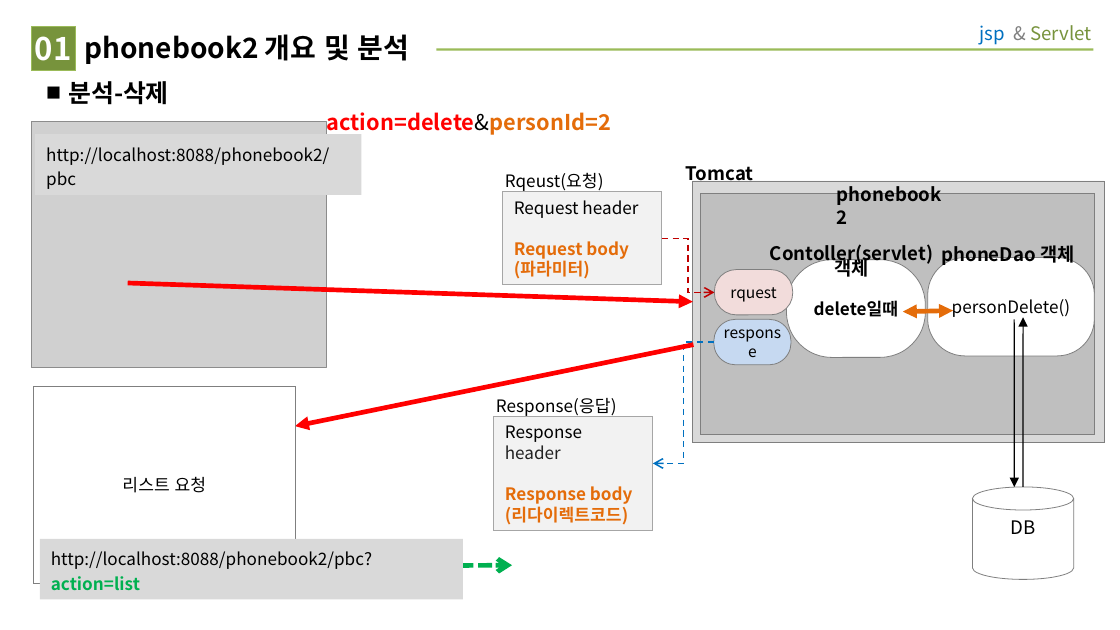
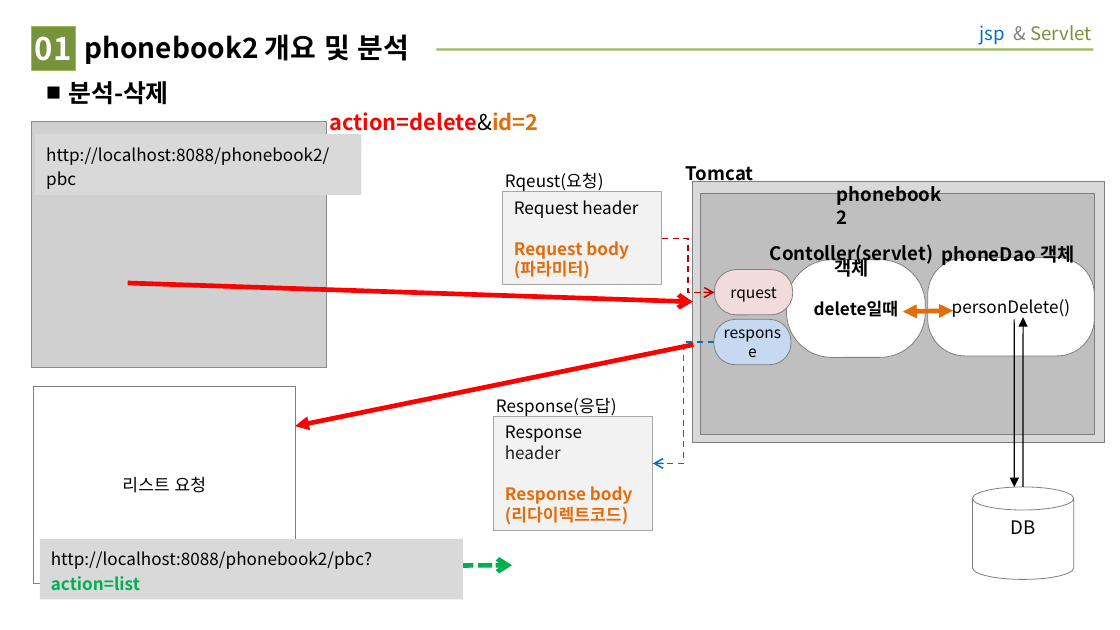
Before and after one commit to Ryu-Yena/phonebook2, a slide deck: slide 1 of phonebook2_footprint.ppt. Drawn at 1120x630 pixels with LibreOffice and Linux fonts; fonts in the diff are those of the drawing; grey boxes stand for pictures. Boxes give left, top, right and bottom in pixels: in the first picture for what was removed or moved away, otherwise in the second. Text is boxed around its words. In the diff, an @@ line names an element or a change of style, - is before the commit and + after.

Commit message:
phonebook2_footprint 삭제, 수정폼, 수정 관련 도식화

```diff
--- a/phonebook2_footprint.ppt
+++ b/phonebook2_footprint.ppt
@@ text at [329,112,538,131]: text changed @@
-action=delete&personId=2
+action=delete&id=2
@@ arrow (128, 283) - (693, 301): arrowheads changed @@
```
Also in this commit, not shown: 2 other slides changed.
